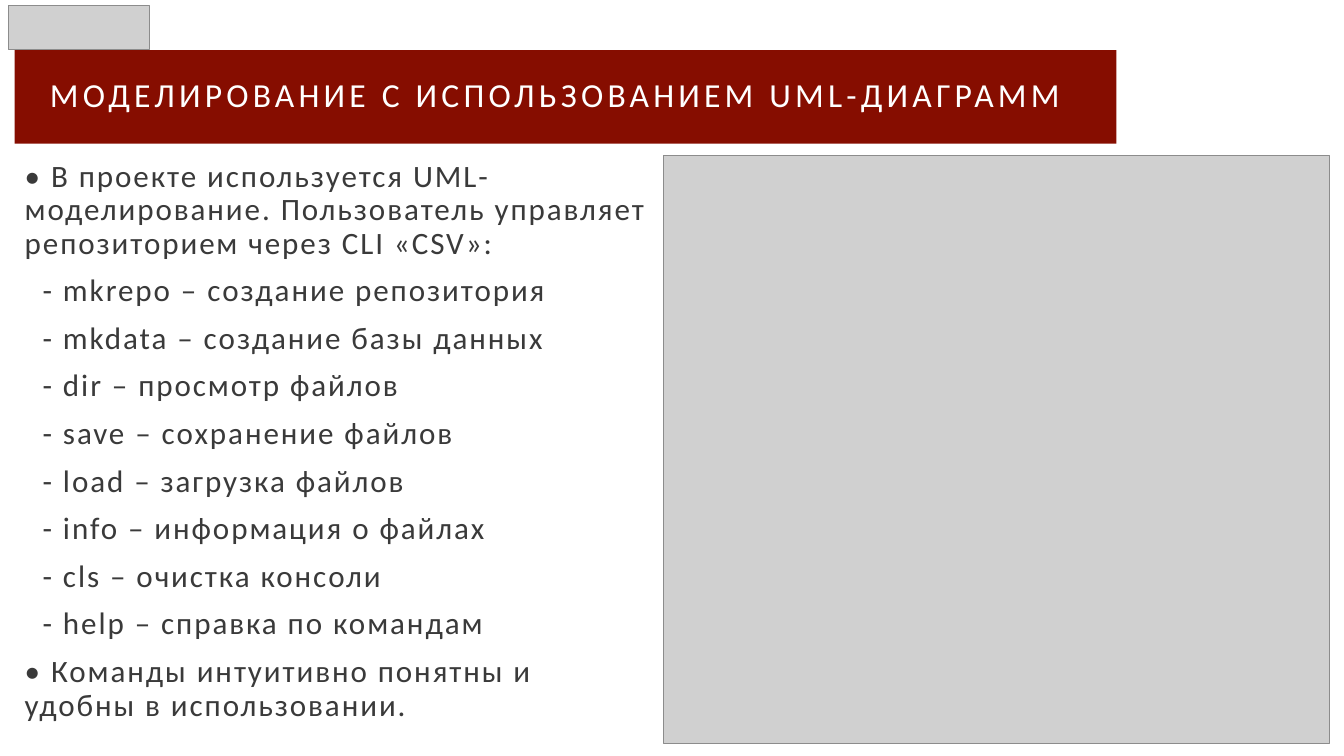
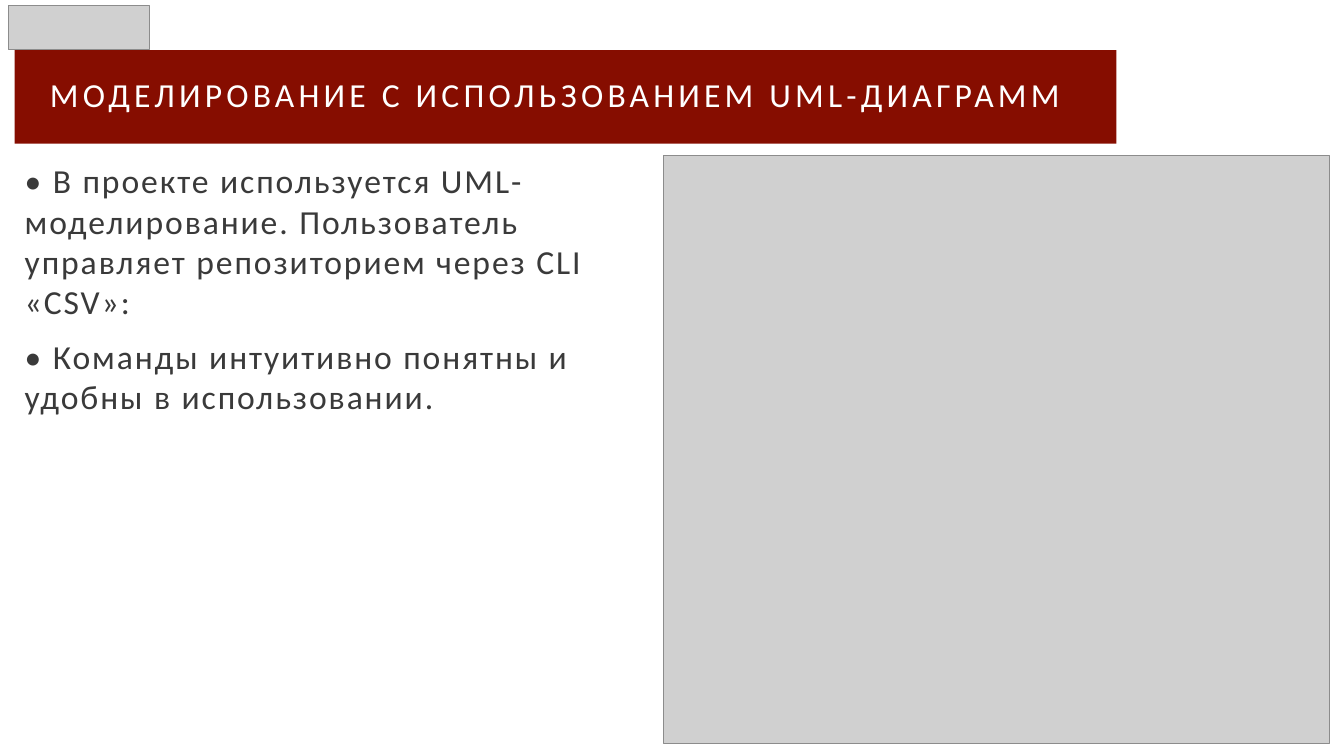
Before and after one commit to Taburet-Killer/CSV, a slide deck: slide 10 of CSV-presetation.pptx. Drawn at 1344x756 pixels with LibreOffice and Linux fonts; fonts in the diff are those of the drawing; grey boxes stand for pictures. Boxes give left, top, right and bottom in pixels: in the first picture for what was removed or moved away, otherwise in the second. Text is boxed around its words. In the diff, an @@ line names an element or a change of style, - is before the commit and + after.

```diff
--- a/CSV-presetation.pptx
+++ b/CSV-presetation.pptx
@@ subtitle "• В проекте используется UML-моделирование. ..." at [25,171,580,415]: size 22.2 to 24 pt; line spacing 0.9 to 1 @@
@@ subtitle at [63,279,544,639]: paragraphs removed @@
-- mkrepo – создание репозитория
-- mkdata – создание базы данных
-- dir – просмотр файлов
-- save – сохранение файлов
-- load – загрузка файлов
-- info – информация о файлах
-- cls – очистка консоли
-- help – справка по командам
```
Also in this commit, not shown: 8 other slides changed, 1 other file.
